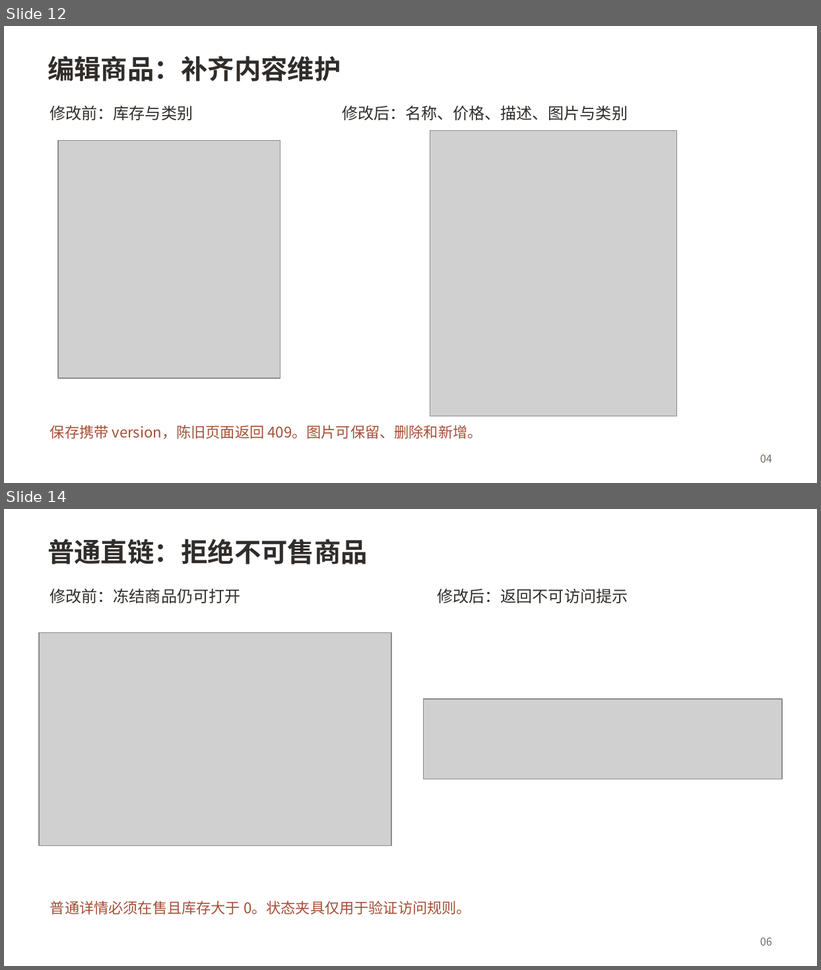
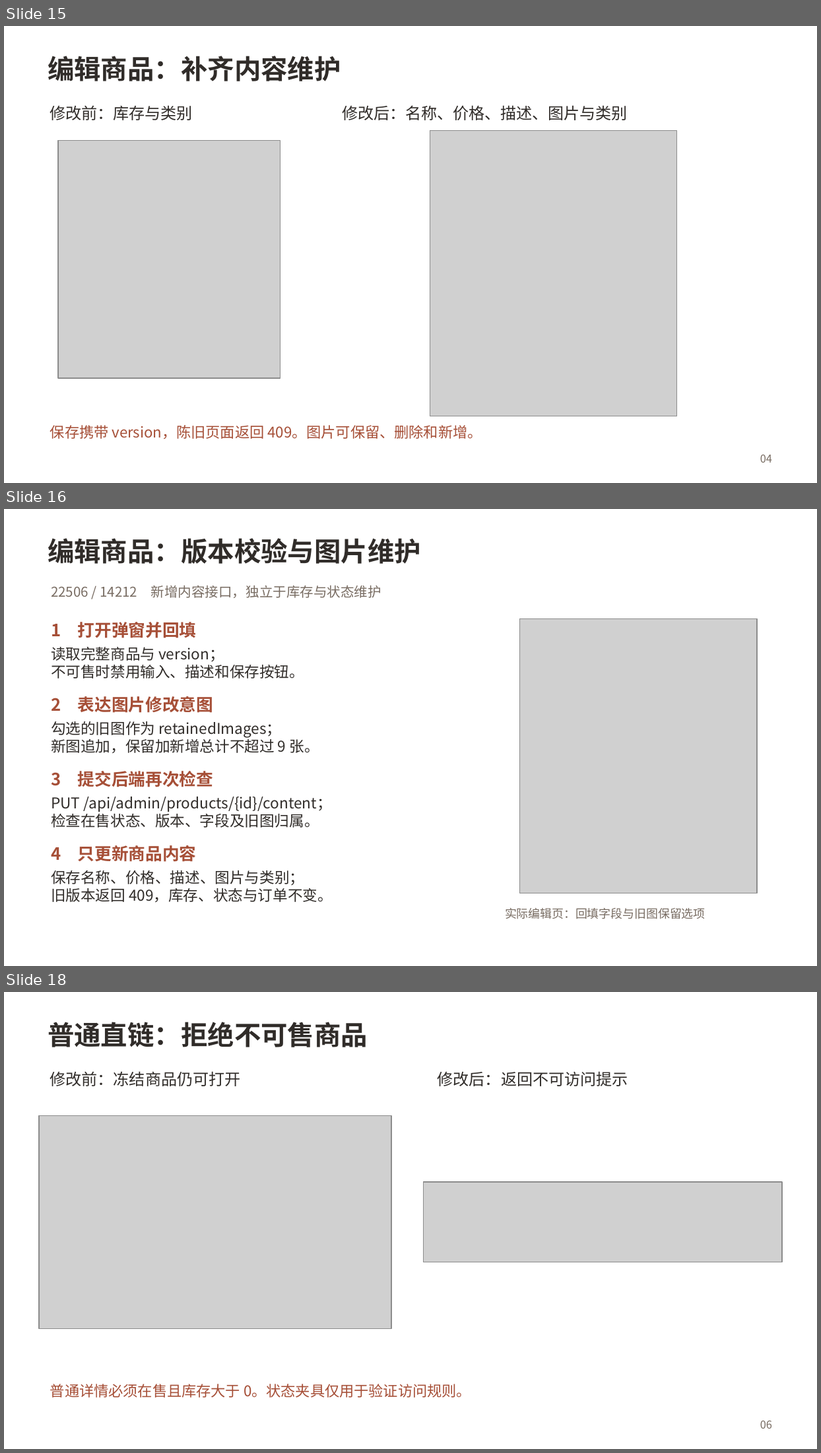
Before and after one commit to hds556/se-course-project, a slide deck: 成果物/第二组第四次阶段性评审报告.pptx. Shown one above the other, each under a label of ours: slides 12 and 14 before the commit, slides 15, 16 and 18 after it; the slides between them are not shown. The pictures are 821x970 and 821x1453 pixels, drawn with LibreOffice and Linux fonts; fonts in the diff are those of the drawing; grey boxes stand for pictures. Boxes give left, top, right and bottom in pixels: in the first picture for what was removed or moved away, otherwise in the second. Text is boxed around its words. In the diff, an @@ line names an element or a change of style, - is before the commit and + after.

Commit message:
成果物: 更新第二组第四次阶段性评审报告

```diff
--- a/成果物/第二组第四次阶段性评审报告.pptx
+++ b/成果物/第二组第四次阶段性评审报告.pptx
@@ slide 16 added at bbox=[4, 509, 817, 966], background #FFFFFF @@
@@ text added at bbox=[48, 538, 421, 564], 23.6 pt, text #302C29, bold @@
+编辑商品：版本校验与图片维护
@@ text added at bbox=[51, 585, 382, 598], 12 pt, text #786C62 @@
+22506 / 14212 新增内容接口，独立于库存与状态维护
@@ text added at bbox=[51, 622, 197, 638], 15 pt, text #A64F37, bold @@
+1 打开弹窗并回填
@@ picture added at bbox=[519, 619, 757, 894] @@
@@ text added at bbox=[51, 647, 304, 679], 13.2 pt, text #302C29 @@
+读取完整商品与 version；
+不可售时禁用输入、描述和保存按钮。
@@ text added at bbox=[51, 696, 213, 713], 15 pt, text #A64F37, bold @@
+2 表达图片修改意图
@@ text added at bbox=[51, 722, 319, 753], 13.2 pt, text #302C29 @@
+勾选的旧图作为 retainedImages；
+新图追加，保留加新增总计不超过 9 张。
@@ text added at bbox=[51, 771, 213, 788], 15 pt, text #A64F37, bold @@
+3 提交后端再次检查
@@ text added at bbox=[51, 797, 331, 828], 13.2 pt, text #302C29 @@
+PUT /api/admin/products/{id}/content；
+检查在售状态、版本、字段及旧图归属。
@@ text added at bbox=[51, 846, 197, 862], 15 pt, text #A64F37, bold @@
+4 只更新商品内容
@@ text added at bbox=[51, 871, 333, 902], 13.2 pt, text #302C29 @@
+保存名称、价格、描述、图片与类别；
+旧版本返回 409，库存、状态与订单不变。
@@ text added at bbox=[505, 908, 706, 920], 10.5 pt, text #786C62 @@
+实际编辑页：回填字段与旧图保留选项
@@ what was slide 12 is now slide 15 @@
@@ what was slide 14 is now slide 18 @@
```
Also in this commit, not shown: 4 slides changed, 4 other slides added, 1 slide removed.
